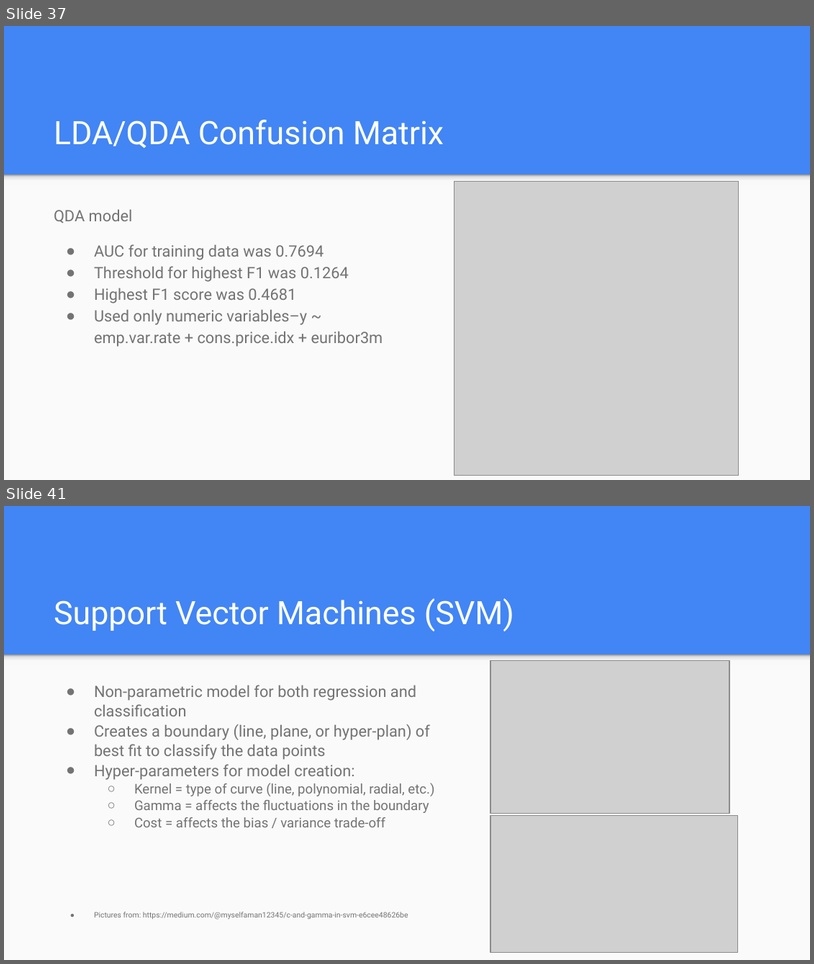
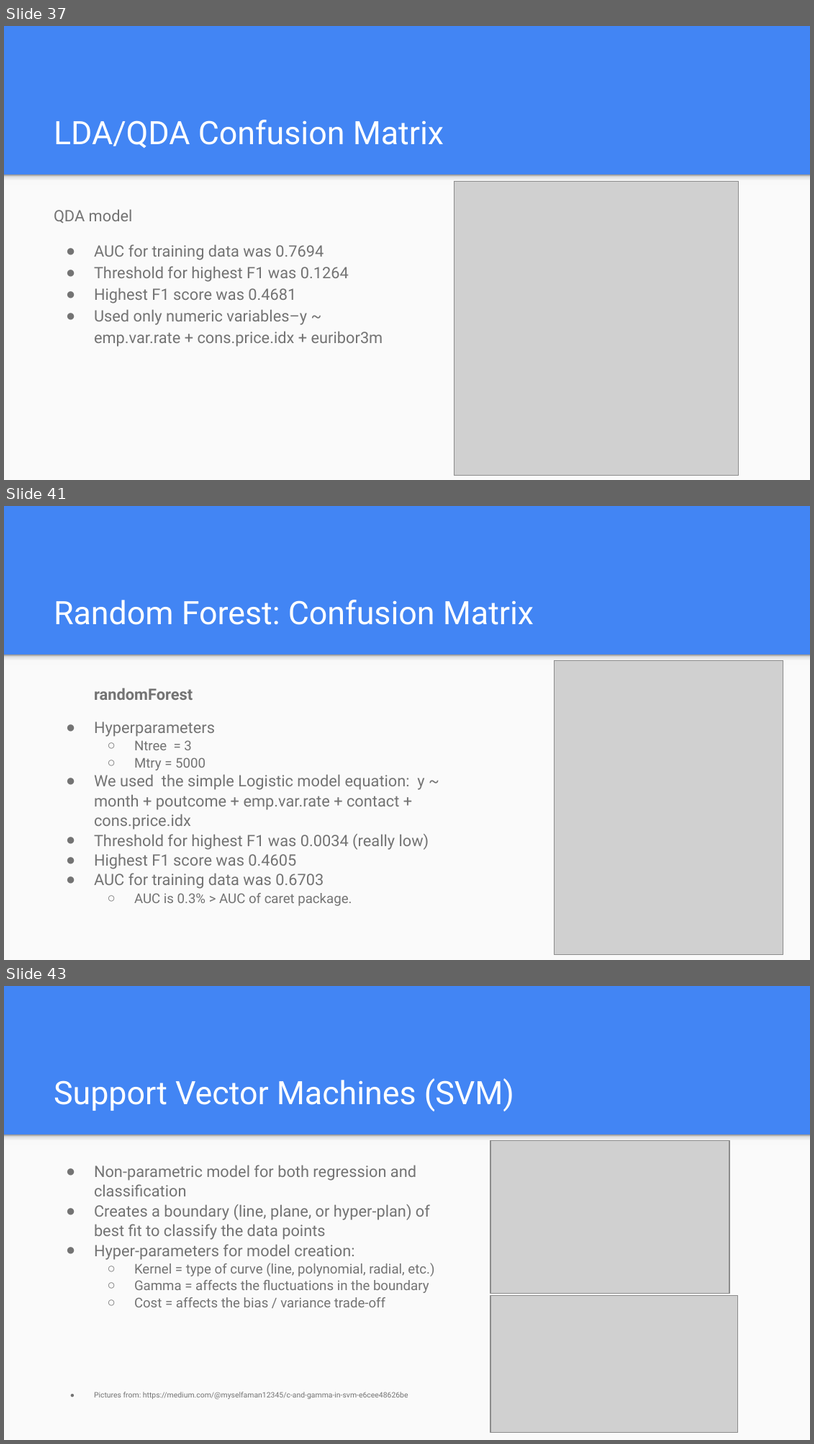
Before and after one commit to stedua22/6372-Project-2, a slide deck: Bank Dataset.pptx. Shown one above the other, each under a label of ours: slides 37 and 41 before the commit, slides 37, 41 and 43 after it; the slides between them are not shown. The pictures are 814x964 and 814x1444 pixels, drawn with LibreOffice and Linux fonts; fonts in the diff are those of the drawing; grey boxes stand for pictures. Boxes give left, top, right and bottom in pixels: in the first picture for what was removed or moved away, otherwise in the second. Text is boxed around its words. In the diff, an @@ line names an element or a change of style, - is before the commit and + after.

```diff
--- a/Bank Dataset.pptx
+++ b/Bank Dataset.pptx
@@ slide 41 added at <box>4,506,810,960</box>, background #4285F4; not listed: 2 template elements that a slide beside it also shows @@
@@ title added at <box>54,600,534,625</box>, 28.8 pt, text #FFFFFF @@
+Random Forest: Confusion Matrix
@@ picture added at <box>555,660,784,954</box> @@
@@ text added at <box>94,687,430,906</box>, 14 pt, text #737373 @@
+randomForest
+● Hyperparameters
+  ○ Ntree = 3
+  ○ Mtry = 5000
+● We used the simple Logistic model equation: y ~ month + poutcome + emp.var.rate + contact + cons.price.idx
+● Threshold for highest F1 was 0.0034 (really low)
+● Highest F1 score was 0.4605
+● AUC for training data was 0.6703
+  ○ AUC is 0.3% > AUC of caret package.
@@ what was slide 41 is now slide 43 @@
```
Also in this commit, not shown: 6 slides changed, 1 other slide added, 1 other file.
